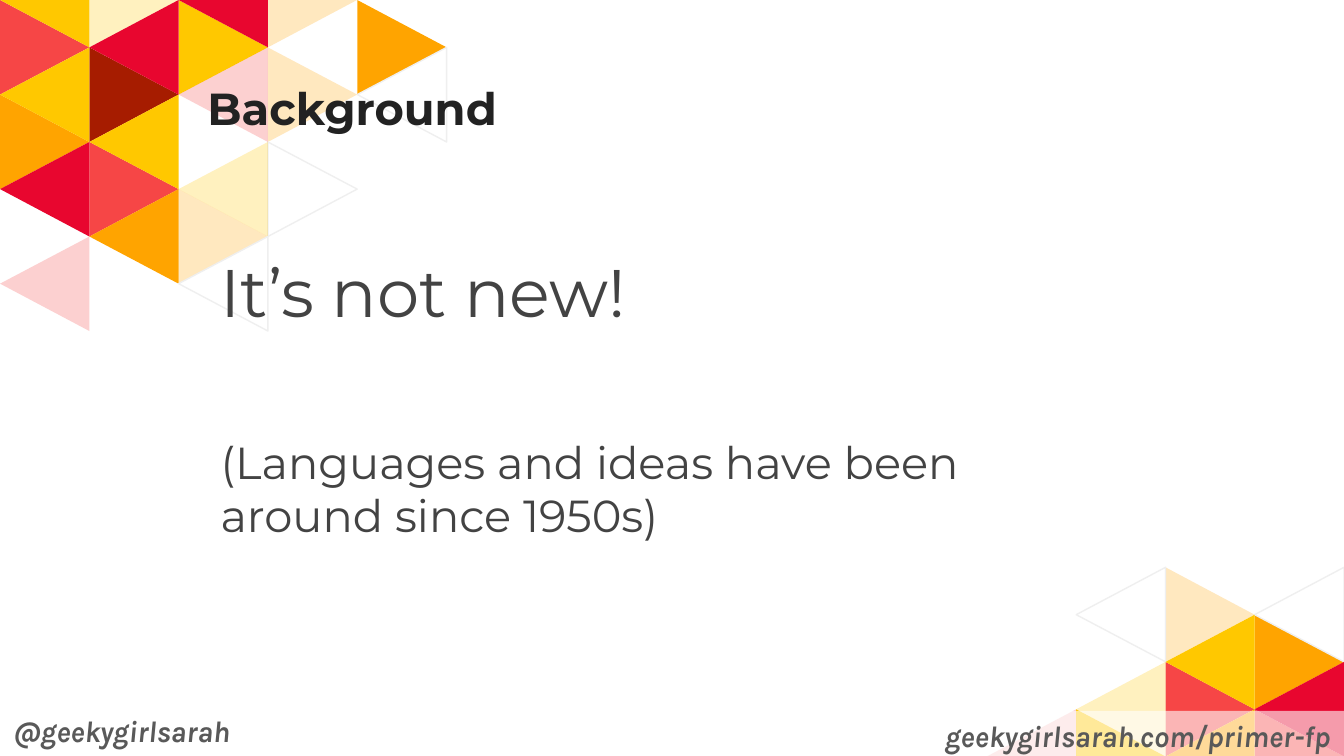
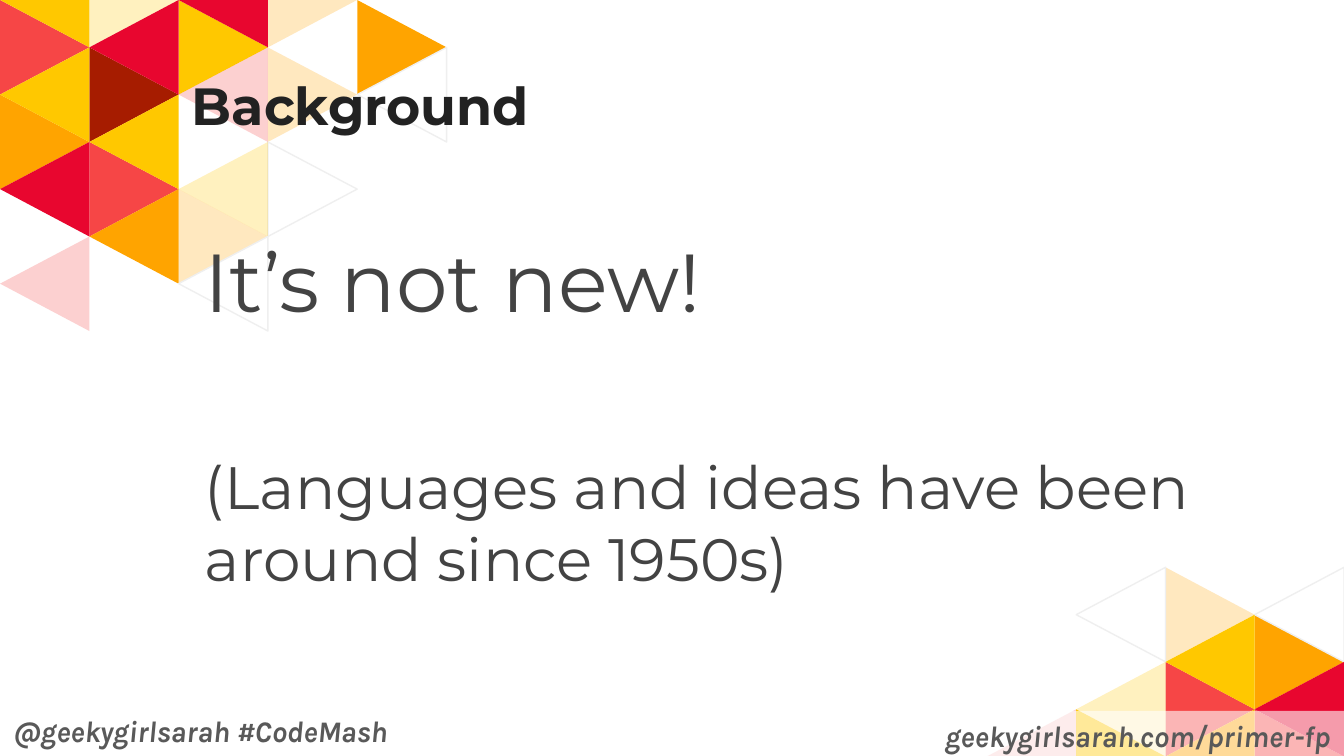
Before and after one commit to geekygirlsarah/talk-a_primer_on_functional_programming, a slide deck: slide 10 of A Primer on Functional Programming.pptx (slide 9 before the commit). Drawn at 1344x756 pixels with LibreOffice and Linux fonts; fonts in the diff are those of the drawing. Boxes give left, top, right and bottom in pixels: in the first picture for what was removed or moved away, otherwise in the second. Text is boxed around its words. In the diff, an @@ line names an element or a change of style, - is before the commit and + after.

Commit message:
Update slides from CodeMash 2019

```diff
--- a/A Primer on Functional Programming.pptx
+++ b/A Primer on Functional Programming.pptx
@@ title "Background": place and size @@
-title "Background" at [207,82,496,136]
+title "Background" at [192,74,529,137]
@@ title "Background" at [192,74,529,137]: size 24 to 28 pt @@
@@ text "It’s not new!": place and size @@
-text "It’s not new!" at [221,252,959,541]
+text "It’s not new!" at [205,233,1189,593]
@@ text "It’s not new!" at [205,233,1189,593]: size 36 to 44 pt in "It’s not new!"; size 24 to 32 pt in "(Languages and ideas have been around since ..." @@
@@ text at [13,721,388,750]: text changed @@
-@geekygirlsarah
+@geekygirlsarah #CodeMash
```
Also in this commit, not shown: 62 other slides changed, 3 slides added, 1 other file.
